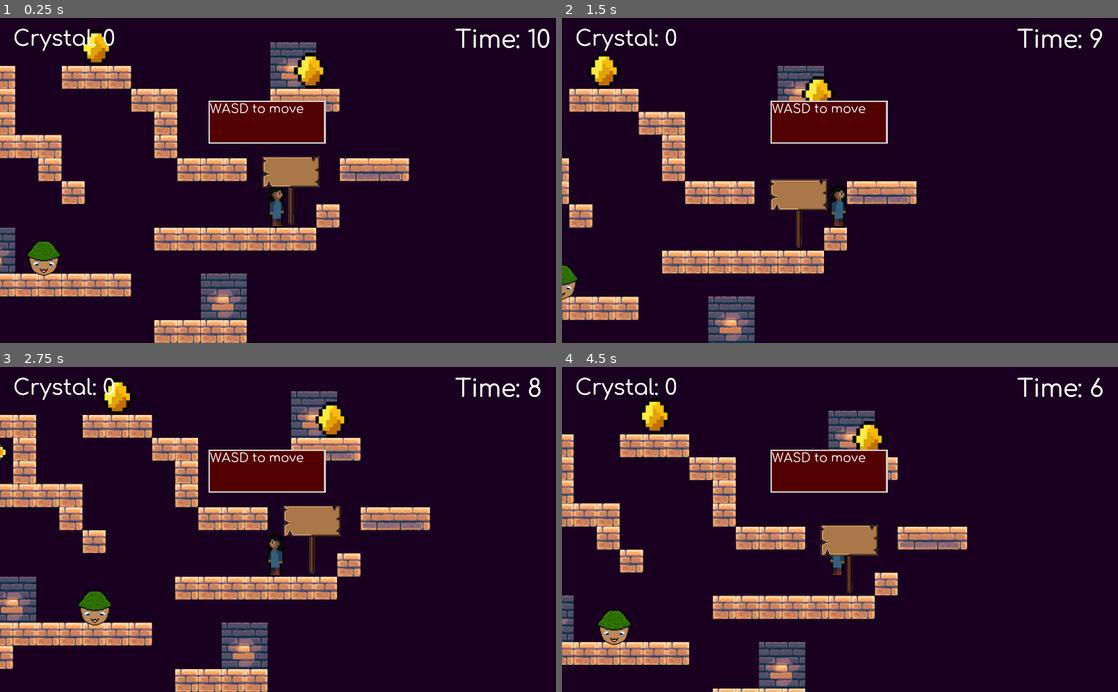
Above: before the commit, frames 1-4 (two rows, left to right).
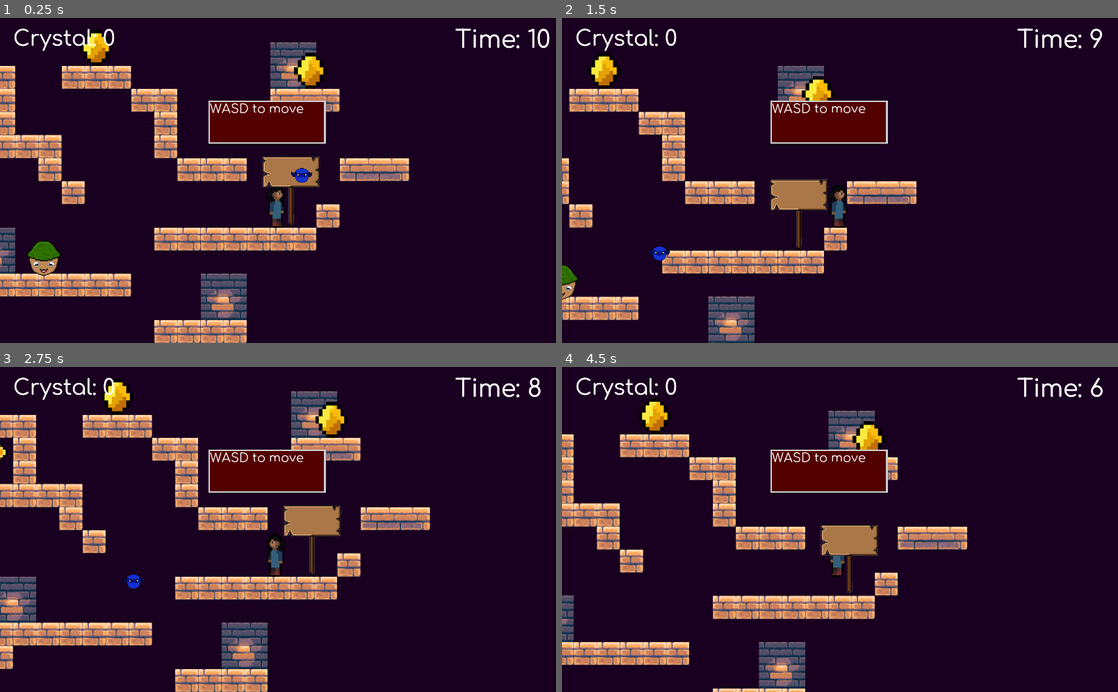
Above: after the commit, the same moments.

Repository: caffebd/sayem-platform
Game: Godot game, scene res://scenes/tileWorld.tscn
The game is run twice, just before and just after one commit, with the same random seed, the same clock (stepped at 60 frames per second) and the same inputs.
Inputs:
- Up to frame 1 (0.25 s): no input
- Up to frame 2 (1.5 s): hold D (right) from 0.53 s (still down); tap G (ufo_attak, bound only after the commit) at 0.6, 1.35 s; tap W (jump) at 0.77 s
- Up to frame 3 (2.75 s): tap W (jump) at 1.52 s; release D (right) at 2.03 s; hold A (left) from 2.03 s (still down); tap G (ufo_attak, bound only after the commit) at 2.1 s
- Up to frame 4 (4.5 s): release A (left) at 2.78 s; hold D (right) 2.78-4.28 s; tap G (ufo_attak, bound only after the commit) at 2.85, 3.6, 4.35 s; tap W (jump) at 3.02, 3.77 s; hold A (left) from 4.28 s (still down)

The runs differ from the first frame. In frame 1, 0.1% of the frame differs, in the area x 52-57%, y 46-51%; in frame 2, 0.1%; in frame 3, 0.6%, in the area x 14-26%, y 63-80%; in frame 4, 0.5%.

Commit message:
add_assistant

Diff:
--- a/project.godot
+++ b/project.godot
@@ -50,6 +50,11 @@
 "events": [ Object(InputEventKey,"resource_local_to_scene":false,"resource_name":"","device":0,"alt":false,"shift":false,"control":false,"meta":false,"command":false,"pressed":false,"scancode":0,"physical_scancode":83,"unicode":0,"echo":false,"script":null)
  ]
 }
+ufo_attak={
+"deadzone": 0.5,
+"events": [ Object(InputEventKey,"resource_local_to_scene":false,"resource_name":"","device":0,"alt":false,"shift":false,"control":false,"meta":false,"command":false,"pressed":false,"scancode":0,"physical_scancode":71,"unicode":0,"echo":false,"script":null)
+ ]
+}
 
 [physics]
 
--- /dev/null
+++ b/scenes/UFO.tscn
@@ -0,0 +1,41 @@
+[gd_scene load_steps=7 format=2]
+
+[ext_resource path="res://assets/player/assistant2.png" type="Texture" id=1]
+[ext_resource path="res://assets/player/assistant1.png" type="Texture" id=2]
+[ext_resource path="res://scripts/UFO.gd" type="Script" id=3]
+
+[sub_resource type="RectangleShape2D" id=2]
+extents = Vector2( 14, 11 )
+
+[sub_resource type="SpriteFrames" id=1]
+animations = [ {
+"frames": [ ExtResource( 2 ), ExtResource( 1 ) ],
+"loop": true,
+"name": "UFOflying",
+"speed": 5.0
+} ]
+
+[sub_resource type="CircleShape2D" id=3]
+radius = 19.105
+
+[node name="UFO" type="KinematicBody2D"]
+collision_layer = 0
+collision_mask = 0
+script = ExtResource( 3 )
+
+[node name="UFOCollision" type="CollisionShape2D" parent="."]
+shape = SubResource( 2 )
+
+[node name="AnimatedUFO" type="AnimatedSprite" parent="."]
+position = Vector2( 2.38419e-07, -1.78814e-07 )
+scale = Vector2( 0.42437, 0.47619 )
+frames = SubResource( 1 )
+animation = "UFOflying"
+playing = true
+
+[node name="killArea" type="Area2D" parent="." groups=["ufo"]]
+collision_layer = 8
+collision_mask = 2
+
+[node name="CollisionShape2D" type="CollisionShape2D" parent="killArea"]
+shape = SubResource( 3 )
--- a/scenes/goomba.tscn
+++ b/scenes/goomba.tscn
@@ -33,6 +33,8 @@
 
 [node name="enemyDie" type="Area2D" parent="."]
 position = Vector2( 0, -0.5 )
+collision_layer = 3
+collision_mask = 9
 
 [node name="CollisionShape2D" type="CollisionShape2D" parent="enemyDie"]
 position = Vector2( -0.5, -17 )
@@ -40,4 +42,5 @@
 
 [connection signal="timeout" from="walkTime" to="." method="_on_walkTime_timeout"]
 [connection signal="body_entered" from="killPlayer" to="." method="_on_killPlayer_body_entered"]
+[connection signal="area_entered" from="enemyDie" to="." method="_on_enemyDie_area_entered"]
 [connection signal="body_entered" from="enemyDie" to="." method="_on_enemyDie_body_entered"]
--- a/scenes/tileWorld.tscn
+++ b/scenes/tileWorld.tscn
@@ -7,6 +7,7 @@
 [ext_resource path="res://scenes/fly_key.tscn" type="PackedScene" id=5]
 [ext_resource path="res://scenes/UI.tscn" type="PackedScene" id=6]
 [ext_resource path="res://scenes/sign.tscn" type="PackedScene" id=7]
+[ext_resource path="res://scenes/UFO.tscn" type="PackedScene" id=8]
 
 [node name="tileWorld" type="Node2D"]
 
@@ -25,16 +26,18 @@
 [node name="Player" parent="." instance=ExtResource( 2 )]
 position = Vector2( 848, 360 )
 
-[node name="goomba" parent="." instance=ExtResource( 3 )]
+[node name="enemies" type="Node2D" parent="."]
+
+[node name="goomba" parent="enemies" instance=ExtResource( 3 )]
 position = Vector2( 128, 544 )
 
-[node name="goomba2" parent="." instance=ExtResource( 3 )]
+[node name="goomba2" parent="enemies" instance=ExtResource( 3 )]
 position = Vector2( 520, 456 )
 
-[node name="goomba3" parent="." instance=ExtResource( 3 )]
+[node name="goomba3" parent="enemies" instance=ExtResource( 3 )]
 position = Vector2( 152, 280 )
 
-[node name="goomba4" parent="." instance=ExtResource( 3 )]
+[node name="goomba4" parent="enemies" instance=ExtResource( 3 )]
 position = Vector2( 176, 120 )
 
 [node name="coin" parent="." instance=ExtResource( 4 )]
@@ -60,3 +63,8 @@
 [node name="sign2" parent="." instance=ExtResource( 7 )]
 position = Vector2( 928, 288 )
 sign_text = "WASD to move"
+
+[node name="UFO" parent="." instance=ExtResource( 8 )]
+position = Vector2( 876, 344 )
+enemies_path = NodePath("../enemies")
+player_path = NodePath("../Player")
--- a/scripts/Player.gd
+++ b/scripts/Player.gd
@@ -30,6 +30,8 @@
 				direction.y += speed
 	else:
 			gravity = 900
+	if Input.is_action_just_pressed("ufo_attak"):
+		GlobalSignals.emit_signal("ufo_attack")
 
 func _push_up():
 	pushed = true
--- /dev/null
+++ b/scripts/UFO.gd
@@ -0,0 +1,57 @@
+extends KinematicBody2D
+
+var enemy
+
+var speed = 160.0
+var attack_speed = 250.0
+
+var target_position = Vector2.ZERO
+
+var attacking = false
+
+export(NodePath) var enemies_path
+onready var enemies = get_node(enemies_path)
+
+export(NodePath) var player_path
+onready var player = get_node(player_path)
+
+func _ready():
+	GlobalSignals.connect("ufo_attack", self, "_ufo_attack")
+	GlobalSignals.connect("ufo_return", self, "_ufo_return")
+
+func _ufo_attack():
+	if attacking:
+		return
+
+	var all_enemies = enemies.get_children()
+
+	if all_enemies.size() > 0:
+		var target_enemy = all_enemies[0]
+
+		for check_enemy in all_enemies:
+
+			var distance = position.distance_to(check_enemy.position)
+
+			if distance < position.distance_to(target_enemy.position):
+				target_enemy = check_enemy
+
+		enemy = target_enemy
+
+		if position.distance_to(enemy.position) < 500:
+			attacking = true
+
+func _ufo_return():
+	attacking = false
+
+func _process(delta):
+
+	if attacking:
+		target_position = (enemy.position - position).normalized()
+
+		move_and_slide(target_position * attack_speed, Vector2.UP)
+	else:
+		var player_pos = Vector2(player.position.x, player.position.y-4)
+		target_position = (player_pos - position).normalized()
+
+		if position.distance_to(player_pos) > 40:
+			move_and_slide(target_position * speed, Vector2.UP)
--- a/scripts/globalSignals.gd
+++ b/scripts/globalSignals.gd
@@ -12,3 +12,6 @@
 
 signal sign_show(text)
 signal sign_hide()
+
+signal ufo_attack()
+signal ufo_return()
--- a/scripts/goomba.gd
+++ b/scripts/goomba.gd
@@ -34,3 +34,9 @@
 func _on_killPlayer_body_entered(body):
 	if body.is_in_group("player"):
 		get_tree().reload_current_scene()
+
+
+func _on_enemyDie_area_entered(area):
+	if area.is_in_group("ufo"):
+		GlobalSignals.emit_signal("ufo_return")
+		queue_free()
Binary file added: assets/player/assistant1.png
Not shown, added: assets/player/assistant1.png.import
Binary file added: assets/player/assistant2.png
Not shown, added: assets/player/assistant2.png.import
Binary file removed: assets/player/ufo_helper.png
Not shown, removed: assets/player/ufo_helper.png.import
Binary file changed: assets/tilemap/new_tile.png
Not shown: 1 places in scenes/tileWorld.tscn that only renumber resources
Not shown, added: assets/player/Install-Asphalt 9_ Legends-GooglePlayGames-Beta.exe
